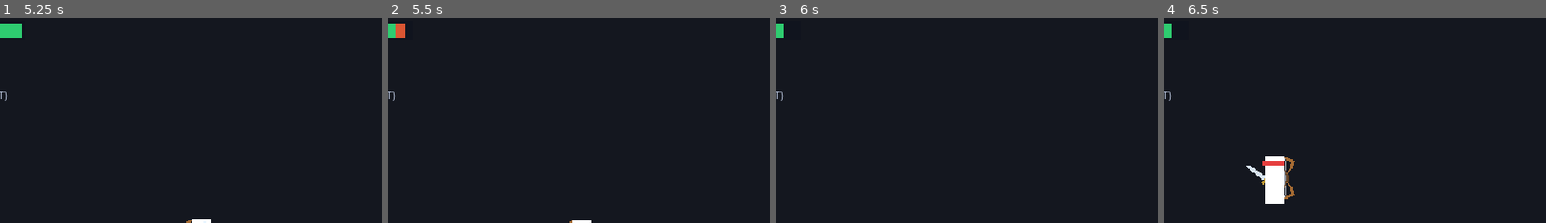
Above: before the commit, frames 1-4 (left to right).
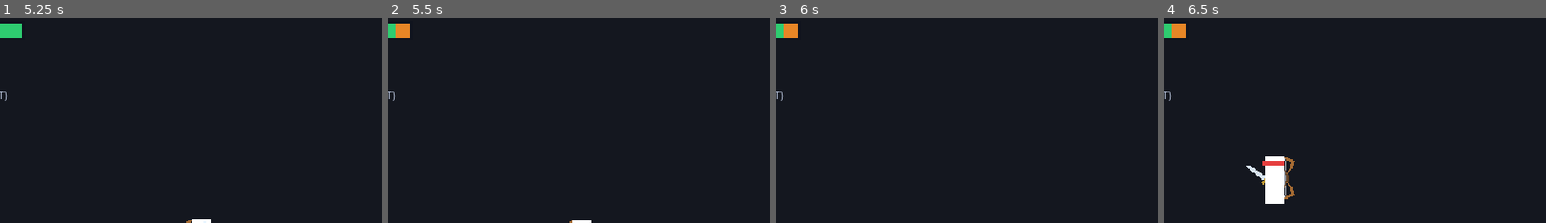
Above: after the commit, the same moments.

Repository: Theadrill/Godot-Roguelike-Prototype
Game: Godot game, scene res://src/world/movement_gym.tscn
The game is run twice, just before and just after one commit, with the same random seed, the same clock (stepped at 60 frames per second) and the same inputs.
Inputs (mouse positions are % of the whole screen's width and height, from its top left):
- Up to frame 1 (5.25 s): tap A (move_left) at 0.5, 1.25, 2, 3.5, 4.25 s; move the mouse to (72, 43) at 0.52 s; hold D (move_right) 0.53-2.03 s; tap Q (heal) at 0.6, 1.55, 2.3, 2.85, 3.8, 4.55 s; click (72, 43) at 0.67 s; tap Space (jump) at 0.77, 1.52, 3.02, 3.77, 4.52 s; move the mouse to (30, 53) at 1.27 s; click (30, 53) at 1.35 s; move the mouse to (60, 25) at 2.02 s; hold A (move_left) 2.03-2.78 s; hold Right mouse button (defend) 2.03-2.78 s; move the mouse to (45, 69) at 2.77 s; hold D (move_right) 2.78-4.28 s; click (45, 69) at 2.92 s; move the mouse to (80, 63) at 3.52 s; tap Keypad 2 (look_down) at 3.6 s; move the mouse to (20, 32) at 4.27 s; hold A (move_left) 4.28-5.03 s; tap Keypad 4 (look_left) at 4.35 s; move the mouse to (55, 48) at 5.02 s; hold D (move_right) from 5.03 s (still down); tap Keypad 6 (look_right) at 5.1 s; click (55, 48) at 5.17 s
- Up to frame 2 (5.5 s): keep holding D (move_right); tap Q (heal) at 5.3 s
- Up to frame 3 (6 s): move the mouse to (35, 22) at 5.77 s; release D (move_right) at 5.78 s; hold A (move_left) from 5.78 s (still down); tap Keypad 8 (look_up) at 5.85 s
- Up to frame 4 (6.5 s): keep holding A (move_left); tap Space (jump) at 6.02 s; tap Q (heal) at 6.05 s
The pictures show only the part of the screen within x 29-79%, y 0-50%; the shares and areas given below are measured in that part.

Frame 1 is identical in both runs. In frame 2, 0.3% of the frame differs, in the area x 2-6%, y 2-10%; in frame 3, 0.3%; in frame 4, 0.3%.

Commit message:
feat(combat): implementa sistema de rali de vida via parry perfeito e feedback visual diegetico no HUD

Diff:
--- a/src/entities/player/player.gd
+++ b/src/entities/player/player.gd
@@ -18,6 +18,11 @@
 var current_health: float = 250.0
 var current_mana: float = 100.0
 var _debug_respawn_timer: float = 0.0
+
+@export_group("Tactical Life Rally")
+const RALLY_DURATION: float = 2.0
+var rally_recoverable_hp: float = 0.0
+var rally_timer: float = 0.0
 
 @export_group("Horizontal Movement")
 @export_range(50.0, 600.0, 10.0, "suffix:px/s") var run_speed: float = 220.0
@@ -271,6 +276,12 @@
 	if parry_cooldown_timer > 0.0:
 		parry_cooldown_timer = max(0.0, parry_cooldown_timer - delta)
 
+	# Tactical Life Rally timer countdown (2.0s window to parry and recover lost health)
+	if rally_timer > 0.0:
+		rally_timer = max(0.0, rally_timer - delta)
+		if rally_timer <= 0.0:
+			rally_recoverable_hp = 0.0
+
 	# Debug auto-refill health when reaching zero
 	if current_health <= 0.0:
 		_debug_respawn_timer += delta
@@ -278,6 +289,8 @@
 			_debug_respawn_timer = 0.0
 			current_health = max_health
 			current_flask_charges = max_flask_charges
+			rally_recoverable_hp = 0.0
+			rally_timer = 0.0
 			flask_charges_changed.emit(current_flask_charges, max_flask_charges)
 	else:
 		_debug_respawn_timer = 0.0
@@ -406,6 +419,14 @@
 	current_health = max(0.0, current_health - damage)
 	velocity = knockback
 
+	# Tactical Life Rally: Stores lost health as recoverable for 2.0s
+	if current_health > 0.0:
+		rally_recoverable_hp = minf(rally_recoverable_hp + damage, max_health - current_health)
+		rally_timer = RALLY_DURATION
+	else:
+		rally_recoverable_hp = 0.0
+		rally_timer = 0.0
+
 	# Visual juice: Hit flash pure white
 	if flash_material:
 		flash_timer = hitstop + 0.08
@@ -427,6 +448,25 @@
 	if stagger:
 		stagger.duration = custom_duration
 	state_machine.transition_to("stagger")
+
+## Recovers recent damage if player lands a Perfect Parry within the 2.0s rally window
+func apply_parry_rally() -> float:
+	if rally_recoverable_hp <= 0.0 or rally_timer <= 0.0:
+		return 0.0
+
+	var recovered: float = rally_recoverable_hp
+	current_health = minf(current_health + recovered, max_health)
+	rally_recoverable_hp = 0.0
+	rally_timer = 0.0
+
+	# Visual juice: triggers pure diegetic health bar punch + emerald/white flash
+	var hud := get_node_or_null("HUD") as PlayerHUD
+	if not hud and get_tree() and get_tree().current_scene:
+		hud = get_tree().current_scene.find_child("HUD", true, false) as PlayerHUD
+	if hud and hud.has_method("trigger_rally_restored_effect"):
+		hud.trigger_rally_restored_effect()
+
+	return recovered
 
 func set_crouched(crouched: bool) -> void:
 	if not collision_shape:
--- a/src/entities/player/states/guard_state.gd
+++ b/src/entities/player/states/guard_state.gd
@@ -123,6 +123,9 @@
 			attacker.apply_parry_stun(stun_dur)
 		if attacker and attacker.has_method("on_attack_blocked"):
 			attacker.on_attack_blocked(true)
+
+		# Tactical Life Rally: Perfect Parry recovers recent lost health!
+		player.apply_parry_rally()
 
 		# Forge Modifier: Repulsion Shockwave
 		if player.shield and player.shield.has_repulsion_modifier:
@@ -163,6 +166,9 @@
 			var absorption: float = player.shield.guard_absorption if player.shield else 0.85
 			var chip_damage: float = damage * (1.0 - absorption)
 			player.current_health = max(0.0, player.current_health - chip_damage)
+			if player.current_health > 0.0:
+				player.rally_recoverable_hp = minf(player.rally_recoverable_hp + chip_damage, player.max_health - player.current_health)
+				player.rally_timer = player.RALLY_DURATION
 			block_recoil_timer = 0.18
 			player.velocity.x = -player.facing_direction * 150.0
 
@@ -175,6 +181,9 @@
 		Hitbox.AttackCategory.PERILOUS:
 			# GUARD BREAK! 100% damage, staggered, shield dropped and put on long cooldown
 			player.current_health = max(0.0, player.current_health - damage)
+			if player.current_health > 0.0:
+				player.rally_recoverable_hp = minf(player.rally_recoverable_hp + damage, player.max_health - player.current_health)
+				player.rally_timer = player.RALLY_DURATION
 			player.velocity = knockback
 			player.parry_cooldown_timer = 1.5 # Guard break penalty
 
--- a/src/ui/hud.gd
+++ b/src/ui/hud.gd
@@ -13,8 +13,11 @@
 @onready var tier_label: Label = $MarginContainer/VBoxContainer/TierLabel
 @onready var flask_icon: ColorRect = $MarginContainer/VBoxContainer/FlaskContainer/FlaskIcon
 @onready var flask_label: Label = $MarginContainer/VBoxContainer/FlaskContainer/FlaskLabel
+@onready var margin_container: MarginContainer = $MarginContainer
 
 var _bar_max_width: float = 180.0
+var _shake_tween: Tween = null
+var _flash_tween: Tween = null
 
 func _ready() -> void:
 	if not player:
@@ -45,11 +48,25 @@
 	var target_fill_width: float = _bar_max_width * hp_ratio
 	health_bar_fill.size.x = target_fill_width
 
-	# Smooth delayed damage chip bar
-	if health_bar_damage.size.x > target_fill_width:
-		health_bar_damage.size.x = move_toward(health_bar_damage.size.x, target_fill_width, 120.0 * delta)
+	# Tactical Life Rally & Delayed damage chip bar
+	if player.rally_timer > 0.0 and player.rally_recoverable_hp > 0.0:
+		var rally_total: float = minf(cur_hp + player.rally_recoverable_hp, max_hp)
+		var rally_target_width: float = _bar_max_width * (rally_total / max_hp)
+		health_bar_damage.size.x = maxf(target_fill_width, rally_target_width)
+
+		# Amber glow indicating recoverable rally health
+		if player.rally_timer <= 0.5:
+			# Fast pulse during last 0.5s indicating urgency
+			var pulse: float = (sin(player.rally_timer * 25.0) + 1.0) * 0.5
+			health_bar_damage.color = Color(0.95, 0.55, 0.15, 0.45 + pulse * 0.5)
+		else:
+			health_bar_damage.color = Color(0.95, 0.55, 0.15, 0.95)
 	else:
-		health_bar_damage.size.x = target_fill_width
+		health_bar_damage.color = Color(0.9, 0.35, 0.2, 0.95)
+		if health_bar_damage.size.x > target_fill_width:
+			health_bar_damage.size.x = move_toward(health_bar_damage.size.x, target_fill_width, 120.0 * delta)
+		else:
+			health_bar_damage.size.x = target_fill_width
 
 	# Health text
 	hp_label.text = "HP %d / %d" % [int(ceilf(cur_hp)), int(max_hp)]
@@ -82,3 +99,26 @@
 			flask_label.modulate = Color(0.7, 0.7, 0.7, 0.6)
 			if flask_icon:
 				flask_icon.color = Color(0.4, 0.4, 0.4, 0.5)
+
+## Visual juice: Visceral health bar flash + horizontal punch/micro-shake when Parry recovers life
+func trigger_rally_restored_effect() -> void:
+	if not health_bar_fill:
+		return
+
+	# 1. Flash vibrante esmeralda / ciano brilhante na barra verde
+	if _flash_tween and _flash_tween.is_valid():
+		_flash_tween.kill()
+	_flash_tween = create_tween()
+	health_bar_fill.modulate = Color(1.8, 2.5, 1.8, 1.0)
+	_flash_tween.tween_property(health_bar_fill, "modulate", Color.WHITE, 0.22).set_trans(Tween.TRANS_QUAD).set_ease(Tween.EASE_OUT)
+
+	# 2. Punch / micro-shake horizontal de 2 a 3 pixels no HUD por ~0.15s
+	if margin_container:
+		if _shake_tween and _shake_tween.is_valid():
+			_shake_tween.kill()
+		_shake_tween = create_tween()
+		margin_container.position.x = 3.0
+		_shake_tween.tween_property(margin_container, "position:x", -2.0, 0.04)
+		_shake_tween.tween_property(margin_container, "position:x", 1.5, 0.04)
+		_shake_tween.tween_property(margin_container, "position:x", -0.5, 0.04)
+		_shake_tween.tween_property(margin_container, "position:x", 0.0, 0.03)
